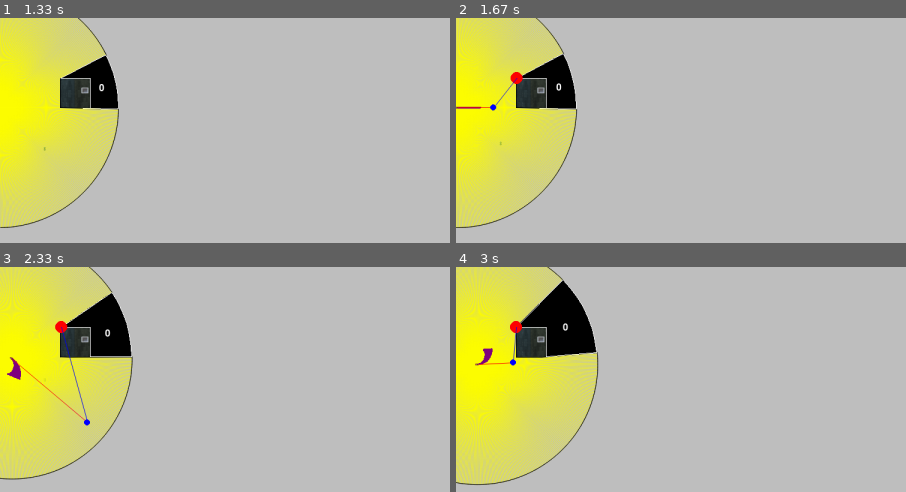
Above: before the commit, frames 1-4 (two rows, left to right).
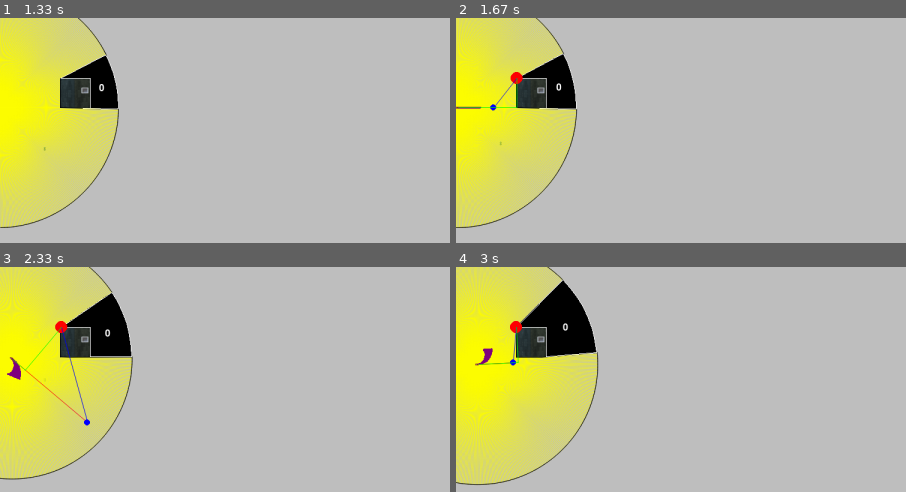
Above: after the commit, the same moments.

Repository: AlastairShipman1/ComputationalComplexity
Game: pygame game, started from main.py
Same seed, same stepped clock (60 frames per second), same inputs: the game is played once before the commit and once after it.
Inputs (mouse positions are % of the whole screen's width and height, from its top left):
- Up to frame 1 (1.33 s): tap Space at 0.33, 0.67 s; hold Right from 1 s (still down); move the mouse to (26, 51) at 1.03 s
- Up to frame 2 (1.67 s): release Right at 1.47 s; hold Up from 1.5 s (still down); move the mouse to (19, 35) at 1.53 s
- Up to frame 3 (2.33 s): release Up at 1.97 s; hold Right from 2 s (still down)
- Up to frame 4 (3 s): release Right at 2.47 s; hold Left from 2.5 s (still down)
The pictures show only the part of the screen within x 0-50%, y 0-50%; the shares and areas given below are measured in that part.

Frame 1 is identical in both runs. In frame 2, 0.1% of the frame differs, in the area x 0-14%, y 26-40%; in frame 3, 0.1%; in frame 4, 0.1%, in the area x 4-14%, y 26-44%.

Commit message:
IT'S WORKING. IN FORWARD, BACKWARD, CLOCKWISE AND COUNTERCLOCKWISE

Diff:
--- a/visualisation/PygameVisualiser/EgoVehicle.py
+++ b/visualisation/PygameVisualiser/EgoVehicle.py
@@ -56,8 +56,17 @@
         self.is_limiting_speed = False
         self.limiting_point = None
 
+        # bug finding for collision points
         self.collision_points_from_vehicle = []
         self.collision_points_from_actor = []
+
+        self.d_lat = 0
+        self.d_long = 0
+        self.world_worst_case_angle = 0
+        self.rel_worst_case_angle = 0
+        self.vehicle_forward_point = None
+
+
 
     # region drawing functions
 
@@ -67,9 +76,28 @@
         self.draw_predicted_motion(surface)
         self.draw_closest_unknown_points(surface)
         self.draw_collision_points(surface)
+        self.draw_collision_meta_data(surface)
 
         # actually draw the vehicle
         super().draw(surface)
+
+    def draw_collision_meta_data(self, surface):
+        vehicle_d_long_line_world_end_point = [
+            self.world_x + self.d_long * np.cos(self.direction),
+            self.world_y - self.d_long * np.sin(self.direction)]
+
+        vehicle_d_lat_line_world_end_point = [
+            vehicle_d_long_line_world_end_point[0] + self.d_lat * np.cos(self.direction+np.pi/2),
+            vehicle_d_long_line_world_end_point[1] - self.d_lat * np.sin(self.direction+np.pi/2)]
+
+        d_long_draw_coords = self.convert_world_to_draw_coords(vehicle_d_long_line_world_end_point)
+        d_lat_draw_coords = self.convert_world_to_draw_coords(vehicle_d_lat_line_world_end_point)
+
+        pygame.draw.aaline(surface, Colours.GREEN, (self.draw_x, self.draw_y), d_long_draw_coords)
+        pygame.draw.aaline(surface, Colours.GREEN, d_long_draw_coords, d_lat_draw_coords)
+
+        # draw_forward_coords = self.convert_world_to_draw_coords(self.vehicle_forward_point)
+        # pygame.draw.circle(surface, Colours.RED, draw_forward_coords, 10)
 
     def draw_collision_points(self, surface):
         for i, unknown_pt in enumerate(self.closest_unknown_points):
@@ -181,8 +209,15 @@
         self.collision_points_from_actor = []
         self.collision_points_from_vehicle = []
         self.is_limiting_speed = False
+        self.world_worst_case_angle = 0
+        self.rel_worst_case_angle = 0
+        self.d_lat = 0
+        self.d_long = 0
         self.time_to_col = np.inf
-        vehicle_forward_point = [
+
+        # this is a point in front of the drivers eyes.
+        # NOT in the direction of travel. this is important for the worst case angle
+        self.vehicle_forward_point = [
             self.world_x + 10 * np.sign(self.v_long) * self.v_long * np.cos(self.direction),
             self.world_y - 10 * np.sign(self.v_long) * self.v_long * np.sin(self.direction)]
 
@@ -192,39 +227,54 @@
             # this is consistent if driving backwards (note that the forward direction is maintained in this case)
 
             angle = self.angle_to_point(p)
-            if not is_left([self.world_x, self.world_y], vehicle_forward_point, p):
+            d_lat, d_long = self.pov_distances(p, angle)
+            if d_long == 0:
+                continue
+
+            # check if we're going clockwise, or counterclockwise
+            if not is_left([self.world_x, self.world_y], self.vehicle_forward_point, p):
                 angle = angle - np.pi / 2
-            d_lat, d_long = self.pov_distances(p, angle)
+
+            # this is used for ensuring we get the right quadrants
             obs_sign = np.sign(angle)
+            vel_sign = np.sign(self.v_long)
+
+            # limitations in the POV_distances function are addressed here
+            d_lat *= obs_sign
+            d_long *= vel_sign
 
             for actor in self.actors:
-                # at the moment it only works when driving forward, with the point on the left hand side
-                # TODO: i'm fairly certain the issue is here.
-                #  the min value is correct- maybe the find_worst_case_rel_angle function is wrong?
-                #  if not, it's what we do with that rel_worst_case_angle to turn it into world worst case
+                # there are up to two angles. see powerpoint for derivation
+                # we take the minimum angle, correct for cw/ccw and direction of vehicle speed
+                # then make it relative to the world axis
                 a_1, a_2 = self.find_worst_case_rel_angle(d_lat, d_long, actor.speed)
-                rel_worst_case_angle = min(a_1, a_2) * obs_sign
+                rel_worst_case_angle = min(a_1, a_2) * obs_sign * vel_sign
                 world_worst_case_angle = (rel_worst_case_angle + np.pi + self.direction) \
                                          % (2 * np.pi)  # to make it world direction, and not relative
 
-                rel_dist = np.sqrt((p[0] - self.world_x) ** 2 + (p[1] - self.world_y) ** 2)
-                rel_vel = np.sqrt(
-                    actor.speed ** 2 +
-                    self.v_long ** 2 -
-                    (2 * actor.speed * abs(self.v_long) * np.cos(np.pi - abs(rel_worst_case_angle))))
-
-                time_to_col = rel_dist / rel_vel
+                # this bit is kinematics and the cosine rule
+                rel_dist_squared = (p[0] - self.world_x) ** 2 + (p[1] - self.world_y) ** 2
+                rel_vel_squared = actor.speed ** 2 + self.v_long ** 2 -\
+                                  (2 * actor.speed * vel_sign * self.v_long * np.cos(np.pi - rel_worst_case_angle))
+
+                time_to_col = np.sqrt(rel_dist_squared / rel_vel_squared)
 
                 vehicle_collision_point = [
                     self.world_x + time_to_col * self.v_long * np.cos(self.direction),
                     self.world_y - time_to_col * self.v_long * np.sin(self.direction)]
 
                 actor_collision_point = [
-                    p[0] + time_to_col * actor.speed * np.cos(world_worst_case_angle),
-                    p[1] - time_to_col * actor.speed * np.sin(world_worst_case_angle)]
+                    p[0] + time_to_col * actor.speed * vel_sign * np.cos(world_worst_case_angle),
+                    p[1] - time_to_col * actor.speed * vel_sign * np.sin(world_worst_case_angle)]
 
                 self.collision_points_from_vehicle.append(vehicle_collision_point)
                 self.collision_points_from_actor.append(actor_collision_point)
+
+                self.world_worst_case_angle = world_worst_case_angle
+                self.rel_worst_case_angle = rel_worst_case_angle
+                self.d_lat = d_lat
+                self.d_long = d_long
+
 
     def calculate_closest_unknown_points(self):
 
@@ -329,8 +379,11 @@
             angle -= (np.pi * 2) / number_rays
 
     def find_worst_case_rel_angle(self, d_lat, d_long, v_actor):
-        x = abs(d_lat) / d_long
-        y = abs(self.v_long) / v_actor
+        try:
+            x = abs(d_lat / d_long)
+            y = abs(self.v_long / v_actor)
+        except:
+            pass
 
         # see powerpoint for a derivation of these values
         a = (x ** 2) + 1
--- a/visualisation/PygameVisualiser/Obstacle.py
+++ b/visualisation/PygameVisualiser/Obstacle.py
@@ -1,6 +1,10 @@
 
 
+class Obstacle:
+    def __init__(self):
+        self.location = [0, 0]
+        self.original_image = None
+        self.image = None
 
-class Obstacle():
-    def __init__(self):
+    def update_obstacle(self):
         ...
--- a/visualisation/PygameVisualiser/PygameVisualisation.py
+++ b/visualisation/PygameVisualiser/PygameVisualisation.py
@@ -4,7 +4,7 @@
 from visualisation.PygameVisualiser.PygameRecorder import ScreenRecorder
 import config
 from visualisation.PygameVisualiser.World import World
-
+import time
 
 class Visualisation:
     def __init__(self):
@@ -51,6 +51,7 @@
 
     def run_single_frame(self):
         dt = self.clock.tick(config.simulation_fps)
+
         if self.is_paused:
             return
 
--- a/visualisation/PygameVisualiser/Vehicle.py
+++ b/visualisation/PygameVisualiser/Vehicle.py
@@ -1,10 +1,11 @@
 import numpy as np
 import pygame
+
 import shapely.geometry
 from shapely.ops import nearest_points
 from shapely.geometry.base import CAP_STYLE
 from visualisation.VisualisationUtils import Colours
-from visualisation.PygameVisualiser import Predictions
+from visualisation.PygameVisualiser import Predictions, Obstacle
 import config
 from shapely.geometry import LineString
 
@@ -20,11 +21,12 @@
         self.speed = 30
 
 
-class Vehicle:
+class Vehicle(Obstacle.Obstacle):
 
     def __init__(self, image_path=None, initial_position=(0, 150), starting_direction_degrees=0):
 
         # simulation variables
+        super().__init__()
         self.v_long = 0
         self.v_lat = 0
         self.acc_long = 0
--- a/visualisation/PygameVisualiser/World.py
+++ b/visualisation/PygameVisualiser/World.py
@@ -9,12 +9,11 @@
 
 """
 This is the environment
-Units should be in metric, including metres
-
+Units in metric
 """
 
 
-class World():
+class World:
     def __init__(self, visualiser=None):
         self.offset = [0, 0]
         self.zoom = 1
@@ -34,7 +33,8 @@
         num_buildings = 2
         num_rows = 1
         num_cols = int(num_buildings / num_rows)
-        self.obstacles = []
+        self.individual_obstacles = []
+        self.obstacles = shapely.geometry.MultiPolygon()
         self.obstacle_locations = []
         self.obstacle_images = []
         self.original_images = []
@@ -55,15 +55,15 @@
                        (rect[0] + rect[2], rect[1] + rect[3]), (rect[0], rect[1] + rect[3])]
                 self.obstacle_images.append(scaled_image)
                 self.original_images.append(scaled_image)
-                self.obstacles.append(Polygon(pos))
+                self.individual_obstacles.append(Polygon(pos))
                 self.obstacle_locations.append([x, y])
 
                 v = NormalVehicle(starting_position=(x - rect[2] / 2, y * 2.5))
                 self.pygame_agents.append(v)
 
-                x += scaled_image.get_width()+1000
+                x += scaled_image.get_width() + 1000
 
-        self.obstacles = shapely.geometry.MultiPolygon(self.obstacles)
+        self.obstacles = shapely.geometry.MultiPolygon(self.individual_obstacles)
         self.ego_vehicle = EgoVehicle(self)
         self.pygame_agents.append(self.ego_vehicle)
 
@@ -77,7 +77,7 @@
         for i, obs in enumerate(self.obstacle_locations):
             self.obstacle_locations[i][0] *= ratio
             self.obstacle_locations[i][1] *= ratio
-            self.building_width = scale * (self.obstacles[i].bounds[2]-self.obstacles[i].bounds[0])
+            self.building_width = scale * (self.obstacles[i].bounds[2] - self.obstacles[i].bounds[0])
             self.obstacle_images[i] = pygame.transform.smoothscale(self.original_images[i],
                                                                    (self.building_width, self.building_width))
         self.zoom = scale
@@ -94,7 +94,10 @@
             agent.draw(surface)
 
     def update(self, dt):
+        # for i, obs in enumerate(self.individual_obstacles):
+        #     obs.update()
+
         for agent in self.pygame_agents:
             agent.update(dt)
-            if (agent.world_y < 0):
+            if agent.world_y < 0:
                 agent.world_y = self.initial_size[1]
